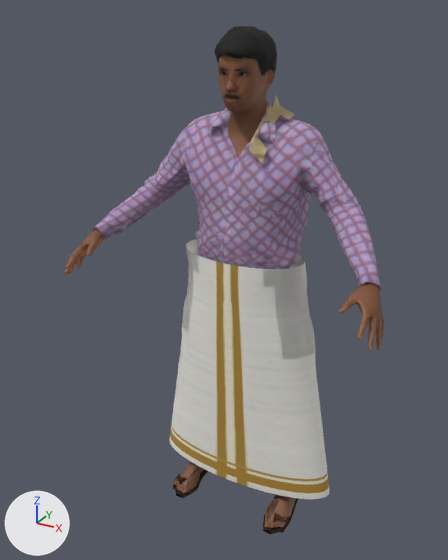
One commit to the glTF model godot-chennai/assets/people/shopkeeper_m.glb: the scene before it, then after it.
The view is the same before and after, from a 50 mm lens placed at (0.904, -1.836, 1.814), pointed at (-0.045, -0.112, 0.951). The axes (+X, +Y, +Z) are drawn at lower left. The lights are the same throughout. The first picture is the older version. Vertices at exactly the same position are counted once.

In view in the first picture: 'Body', 'Body_LOD1'.
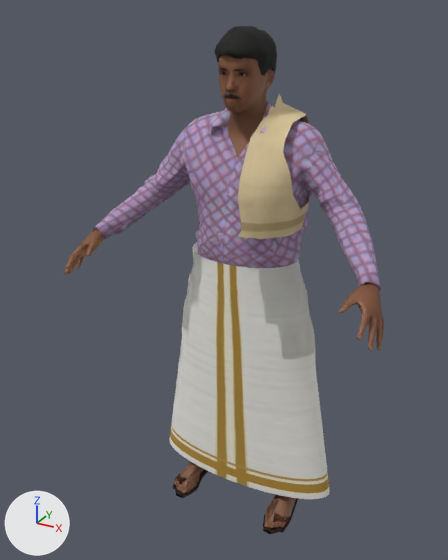
The edits, one by one:
me_body is used by ob_body; location (0.0, 0.0, 0.0).
me_body had 5214 vertices, 9698 faces and spanned x -0.56..0.56, y -0.38..0.13, z 0.0..1.76.
me_body now has 5245 vertices, 9699 faces and spans x -0.56..0.56, y -0.38..0.14, z 0.0..1.76.
me_body part 1: a new loose piece of 95 vertices spanning x 0.04..0.2, y -0.19..0.14, z 1.14..1.57, in mat_outfit.
me_body part 2: 59 vertices moved from x -0.47..0.22, y -0.22..0.1, z 0.97..1.65 to x -0.47..0.2, y -0.22..0.1, z 0.97..1.65; 187 vertices removed from x -0.48..0.45, y -0.23..0.13, z 0.24..1.76; 127 vertices added at x -0.47..0.44, y -0.22..0.13, z 0.27..1.73.
Other edits to the shape of me_body do not show in these pictures.
me_body_lod1 is used by ob_body_lod1; location (0.0, 0.0, 0.0).
me_body_lod1 had 1930 vertices, 3382 faces and spanned x -0.56..0.56, y -0.38..0.13, z 0.0..1.76.
me_body_lod1 now has 1957 vertices, 3388 faces and spans x -0.56..0.56, y -0.38..0.13, z 0.0..1.76.
me_body_lod1 part 3: a new loose piece of 53 vertices spanning x 0.04..0.2, y -0.19..0.13, z 1.14..1.57, in mat_outfit.
me_body_lod1 part 4: 63 vertices moved from x -0.49..0.56, y -0.32..0.1, z 0.93..1.65 to x -0.44..0.56, y -0.34..0.1, z 0.95..1.65; 187 vertices removed from x -0.55..0.56, y -0.37..0.11, z 0.39..1.75; 136 vertices added at x -0.54..0.56, y -0.34..0.1, z 0.52..1.72.
Other edits to the shape of me_body_lod1 do not show in these pictures.

Changed parts and their boxes [x1, y1, x2, y2] in the pictures (448 x 560 px; the box of a moved part takes in the faces that stretch with it):
part 1 of me_body, added (beige): after [238, 94, 310, 239]
part 2 of me_body, moved or reshaped: before [103, 28, 366, 452]; after [103, 38, 376, 452]
part 3 of me_body_lod1, added (beige): after [238, 96, 310, 238]
part 4 of me_body_lod1, moved or reshaped: before [64, 28, 382, 492]; after [64, 57, 382, 492]
